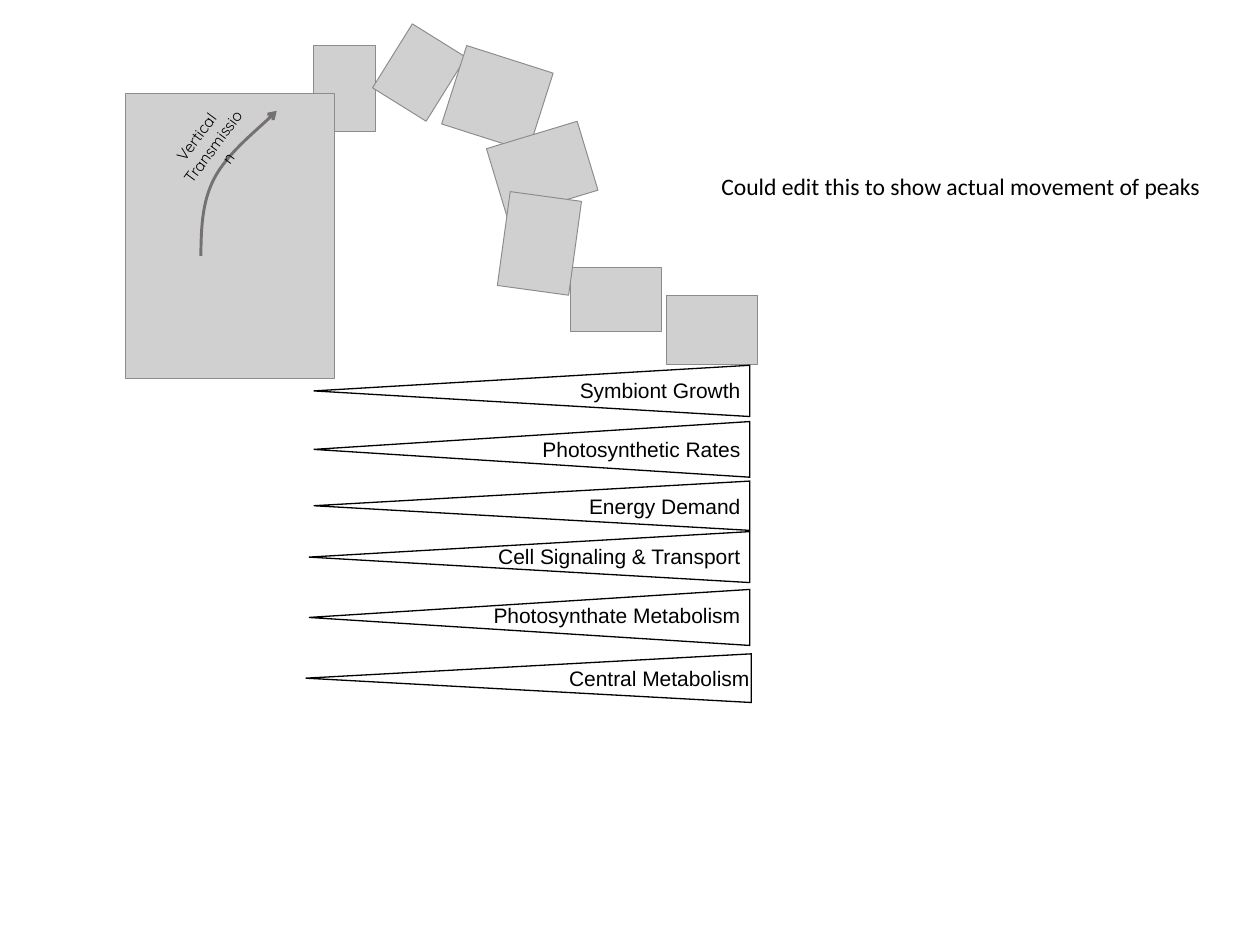
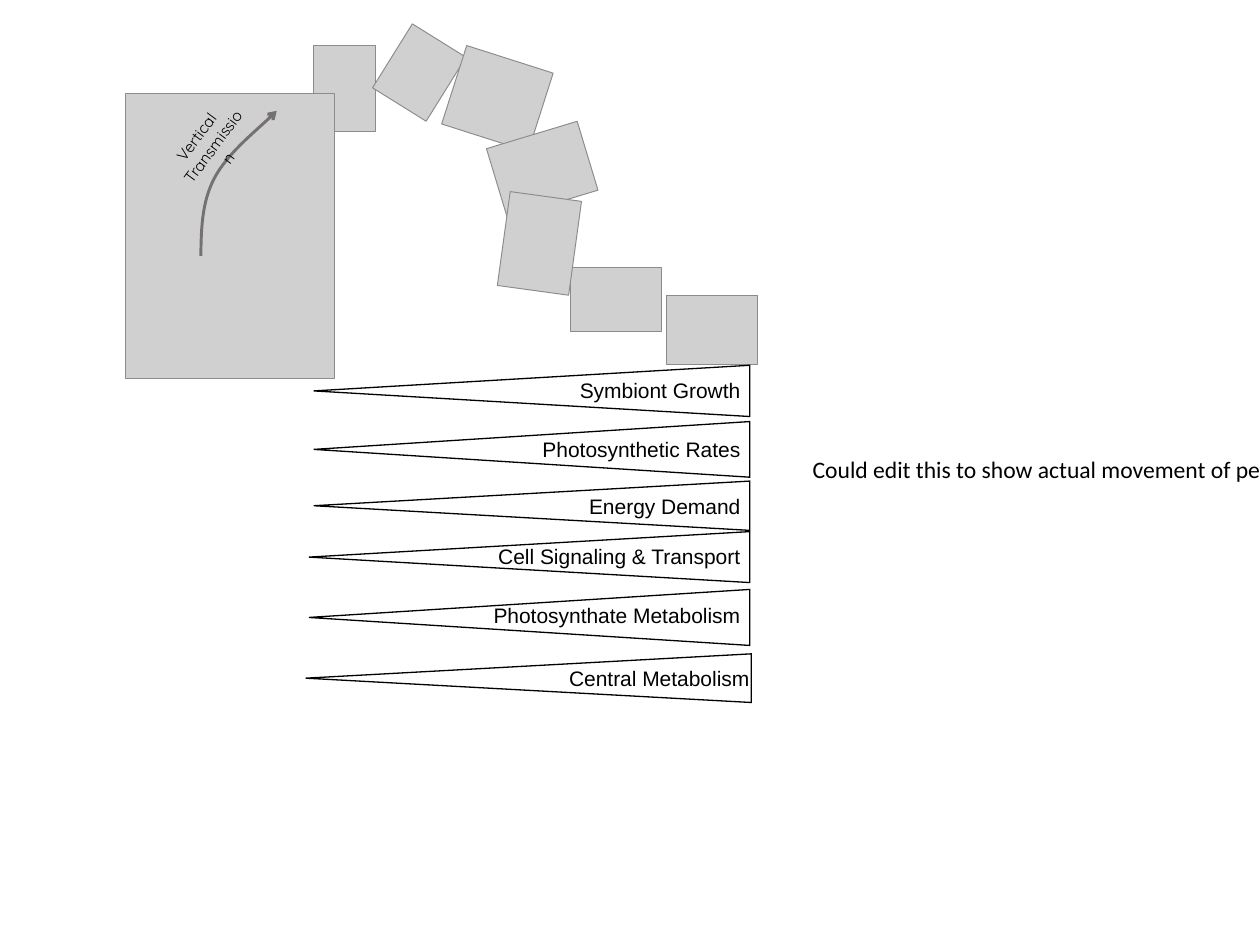
Before and after one commit to AHuffmyer/EarlyLifeHistory_Energetics, a slide deck: slide 3 of Mcap2020/PPT_files/Mcap_2020_figs.pptx. Drawn at 1260x945 pixels with LibreOffice and Linux fonts; fonts in the diff are those of the drawing; grey boxes stand for pictures. Boxes give left, top, right and bottom in pixels: in the first picture for what was removed or moved away, otherwise in the second. Text is boxed around its words. In the diff, an @@ line names an element or a change of style, - is before the commit and + after.

```diff
--- a/Mcap2020/PPT_files/Mcap_2020_figs.pptx
+++ b/Mcap2020/PPT_files/Mcap_2020_figs.pptx
@@ text "Could edit this to show ..." rewrapped from (x1=721, y1=178, x2=1200, y2=199) to (x1=813, y1=461, x2=1231, y2=478) @@
```
Also in this commit, not shown: 1 slide added.
